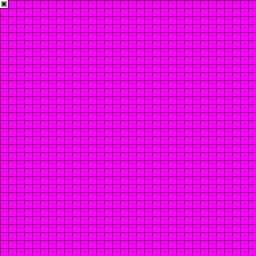
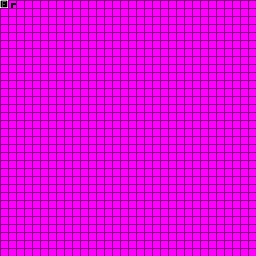
Revision of a layered 256x256 image; what changed, layer by layer:
painted on "Background" over left=0, top=0, right=16, bottom=8
